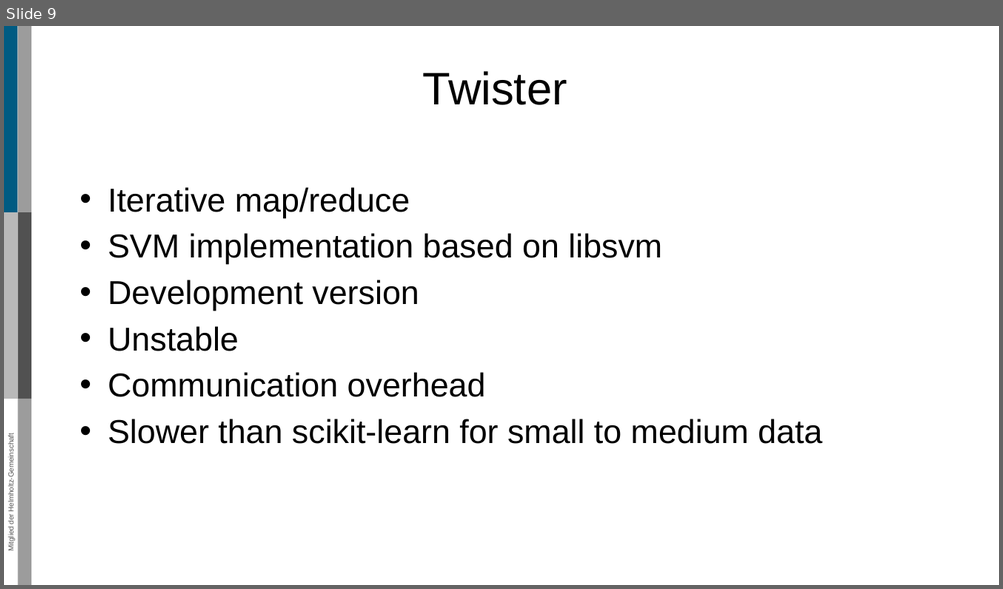
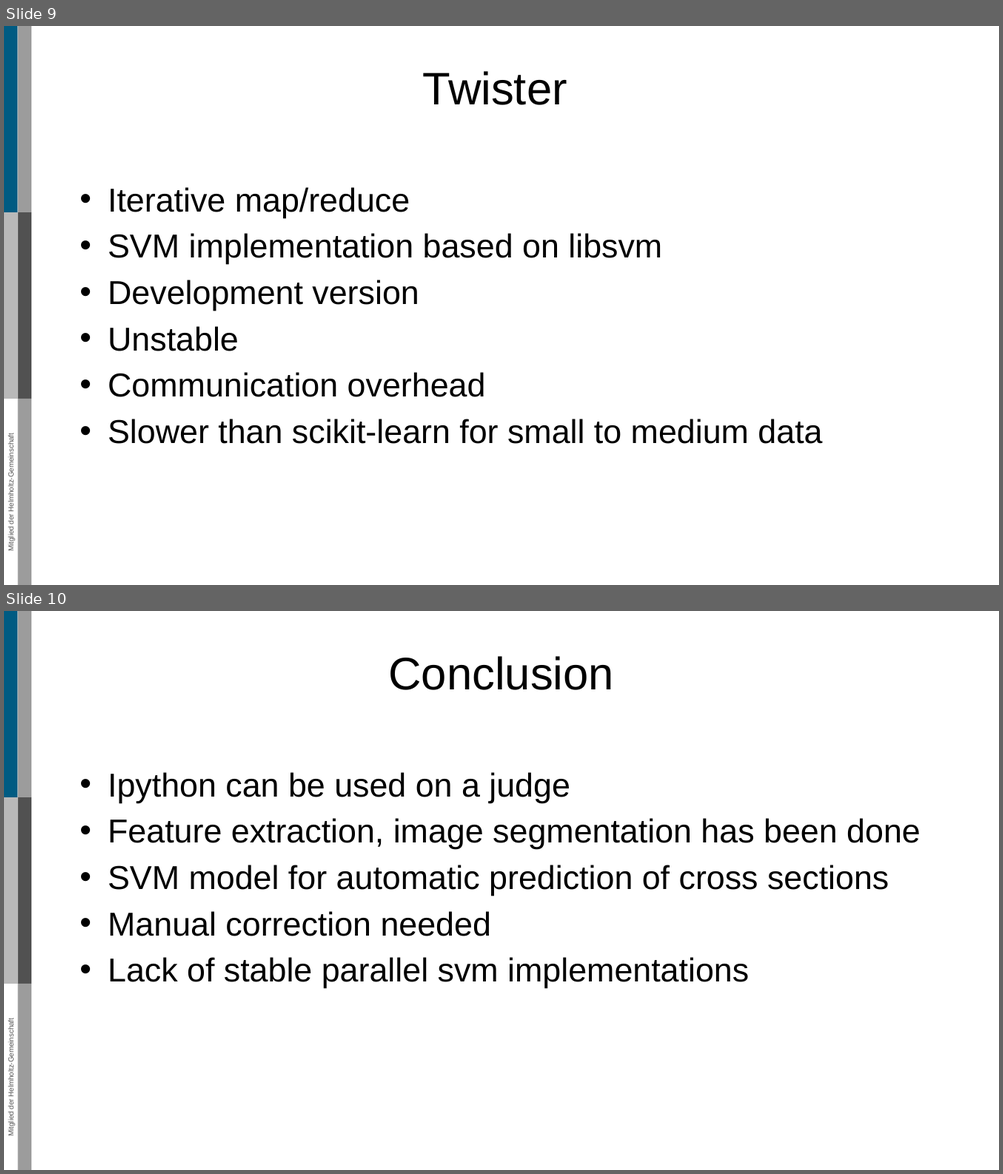
Before and after one commit to meego/InternshipReport, a slide deck: Presentation/Internship.pptx. Shown one above the other, each under a label of ours: slide 9 before the commit, slides 9 and 10 after it. The pictures are 1003x589 and 1003x1174 pixels, drawn with LibreOffice and Linux fonts; fonts in the diff are those of the drawing. Boxes give left, top, right and bottom in pixels: in the first picture for what was removed or moved away, otherwise in the second. Text is boxed around its words. In the diff, an @@ line names an element or a change of style, - is before the commit and + after.

```diff
--- a/Presentation/Internship.pptx
+++ b/Presentation/Internship.pptx
@@ slide 10 added at <box>4,611,999,1170</box>, background #FFFFFF; not listed: 6 template elements that a slide beside it also shows @@
@@ title added at <box>388,656,614,690</box>, 44 pt, text #000000 @@
+Conclusion
@@ text added at <box>108,772,920,988</box>, 32 pt, text #000000 @@
+• Ipython can be used on a judge
+• Feature extraction, image segmentation has been done
+• SVM model for automatic prediction of cross sections
+• Manual correction needed
+• Lack of stable parallel svm implementations
```
Also in this commit, not shown: 1 slide changed, 1 slide removed.
